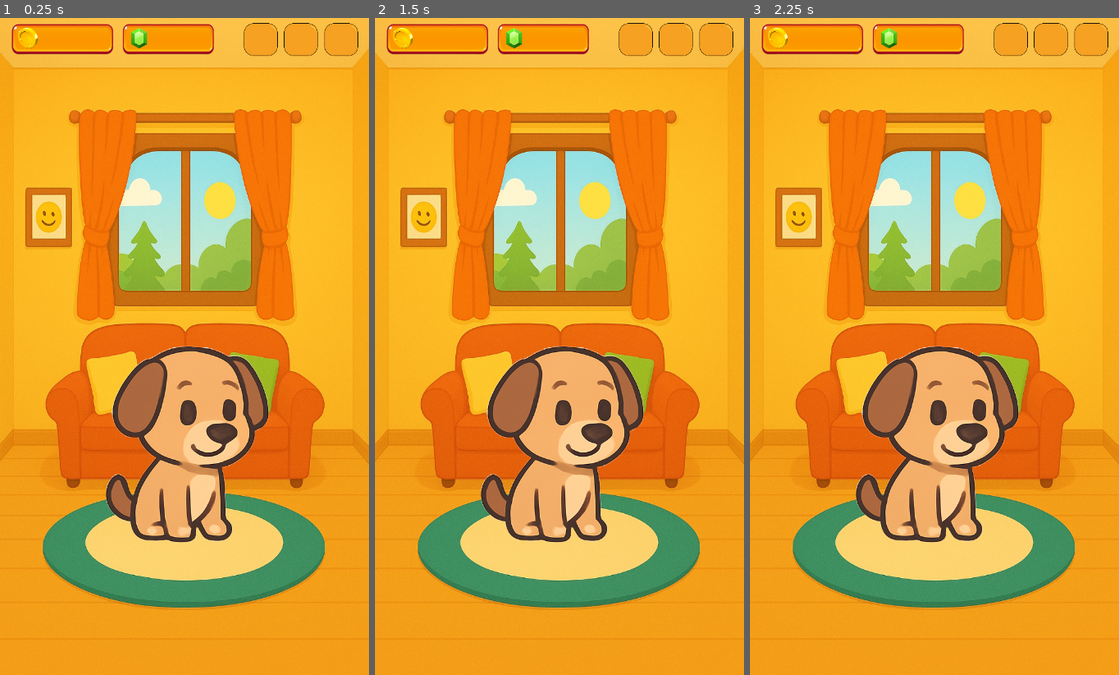
Above: before the commit, frames 1-3 (left to right).
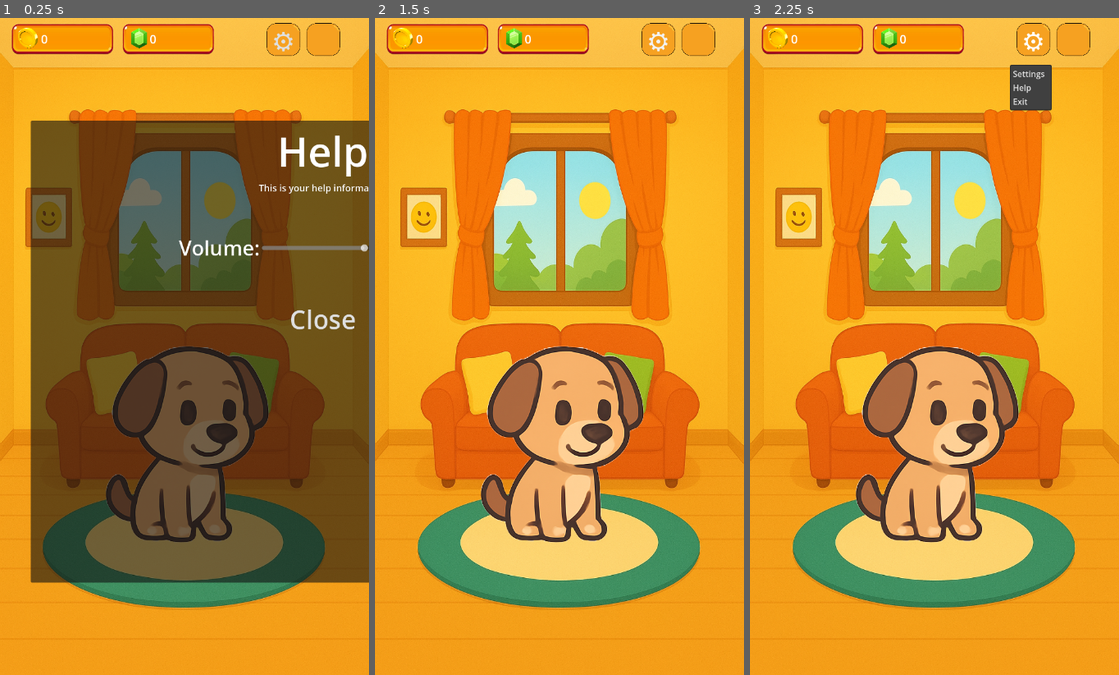
Above: after the commit, the same moments.

Repository: shloksheth/PetTopia
Game: Godot game, scene res://scenes/home/Home.tscn
Same seed, same stepped clock (60 frames per second), same inputs: the game is played once before the commit and once after it.
Inputs (mouse positions are in pixels of both pictures, inside the frame that each line leads up to):
- Up to frame 1 (0.25 s): no input
- Up to frame 2 (1.5 s): click (659, 44) at 0.5 s, where only the run after the commit has a clickable "⚙️"; click (659, 44) at 1.25 s, where only the run after the commit has a clickable "⚙️"
- Up to frame 3 (2.25 s): click (1034, 44) at 2 s, where only the run after the commit has a clickable "⚙️"

The runs differ from the first frame. In frame 1, 65% of the frame differs, in the area x 8-100%, y 0-86%; in frame 2, 1.1%; in frame 3, 1.9%.

Commit message:
Settings Popup
Settings File

Diff:
--- a/project.godot
+++ b/project.godot
@@ -16,6 +16,10 @@
 config/icon="res://icon.svg"
 <<<<<<<HEADrun/main_scene="uid://dt3w5oy1nanlt"
 
+[autoload]
+
+Global="*res://scripts/systems/Global.gd"
+
 [display]
 
 window/size/viewport_width=720
--- a/scenes/home/Home.tscn
+++ b/scenes/home/Home.tscn
@@ -1,11 +1,13 @@
-[gd_scene load_steps=14 format=3 uid="uid://buaim4mku5vl2"]
+[gd_scene load_steps=18 format=3 uid="uid://buaim4mku5vl2"]
 
 [ext_resource type="Texture2D" uid="uid://pa818wd6l3wg" path="res://assets/backgrounds/backgroundhomescreen3.png" id="1_ty1ao"]
 [ext_resource type="Texture2D" uid="uid://d3oqx8jsaacei" path="res://assets/icons/Screenshot 2025-11-20 202636.png" id="2_ty1ao"]
+[ext_resource type="Script" uid="uid://jqfhqqk2mv15" path="res://scripts/ui/TopBar.gd" id="3_4jx0l"]
 [ext_resource type="Texture2D" uid="uid://dmygidwi4s0o7" path="res://assets/icons/button.png" id="3_57c6s"]
 [ext_resource type="Texture2D" uid="uid://bpsobsvaeoiip" path="res://assets/icons/gold coin.png" id="4_ty1ao"]
 [ext_resource type="Texture2D" uid="uid://cj6vtkyan2njc" path="res://assets/icons/gems.png" id="5_0kdue"]
 [ext_resource type="Texture2D" uid="uid://deeta1mjbu0x0" path="res://assets/icons/orange square.png" id="6_bbp0q"]
+[ext_resource type="Script" uid="uid://be4frm6wcyg0a" path="res://scripts/ui/SettingsPopup.gd" id="7_hsodw"]
 [ext_resource type="Texture2D" uid="uid://wcg4tsr5nhma" path="res://assets/sprites/pets/idle dog animation/idle 1.png" id="8_4jx0l"]
 [ext_resource type="Texture2D" uid="uid://6tv7oy7absni" path="res://assets/sprites/pets/idle dog animation/idle 2.png" id="9_qnf6t"]
 [ext_resource type="Texture2D" uid="uid://kn1ssk4a7ogu" path="res://assets/sprites/pets/idle dog animation/idle 4.png" id="11_esm83"]
@@ -13,6 +15,8 @@
 [ext_resource type="Texture2D" uid="uid://k7xgjpl4wmrh" path="res://assets/sprites/pets/idle dog animation/idle 6.png" id="13_yikgj"]
 [ext_resource type="Texture2D" uid="uid://xke0ynkxnloy" path="res://assets/sprites/pets/idle dog animation/idle 7.png" id="14_xaqj1"]
 
+[sub_resource type="SystemFont" id="SystemFont_kccng"]
+
 [sub_resource type="SpriteFrames" id="SpriteFrames_7yxrd"]
 animations = [{
 "frames": [],
@@ -73,6 +77,8 @@
 "name": &"idle",
 "speed": 5.0
 }]
+
+[sub_resource type="StyleBoxEmpty" id="StyleBoxEmpty_4jx0l"]
 
 [node name="Home" type="Node2D"]
 
@@ -105,6 +111,7 @@
 layout_mode = 1
 anchor_right = 1.0
 offset_bottom = 80.0
+script = ExtResource("3_4jx0l")
 
 [node name="coin bg" type="TextureRect" parent="Home Control/Top Bar"]
 layout_mode = 0
@@ -140,11 +147,11 @@
 offset_bottom = 68.0
 texture = ExtResource("5_0kdue")
 
-[node name="orange button" type="NinePatchRect" parent="Home Control/Top Bar"]
-layout_mode = 0
-offset_left = 472.0
+[node name="settingoutline" type="NinePatchRect" parent="Home Control/Top Bar"]
+layout_mode = 0
+offset_left = 516.0
 offset_top = 6.0
-offset_right = 546.0
+offset_right = 590.0
 offset_bottom = 78.0
 texture = ExtResource("6_bbp0q")
 patch_margin_left = 3
@@ -152,11 +159,25 @@
 patch_margin_right = 3
 patch_margin_bottom = 3
 
-[node name="orange button2" type="NinePatchRect" parent="Home Control/Top Bar"]
-layout_mode = 0
-offset_left = 550.0
+[node name="SettingsMenu" type="MenuButton" parent="Home Control/Top Bar/settingoutline"]
+layout_mode = 1
+anchors_preset = -1
+anchor_left = 0.058000002
+anchor_top = 0.083000004
+anchor_right = 0.90400004
+anchor_bottom = 0.9110001
+offset_left = -13.292
+offset_top = -8.976
+offset_right = 16.103996
+offset_bottom = 19.407997
+theme_override_font_sizes/font_size = 51
+text = "⚙️"
+
+[node name="orange button3" type="NinePatchRect" parent="Home Control/Top Bar"]
+layout_mode = 0
+offset_left = 594.0
 offset_top = 6.0
-offset_right = 624.0
+offset_right = 668.0
 offset_bottom = 78.0
 texture = ExtResource("6_bbp0q")
 patch_margin_left = 3
@@ -164,22 +185,25 @@
 patch_margin_right = 3
 patch_margin_bottom = 3
 
-[node name="orange button3" type="NinePatchRect" parent="Home Control/Top Bar"]
-layout_mode = 0
-offset_left = 629.0
-offset_top = 6.0
-offset_right = 703.0
-offset_bottom = 78.0
-texture = ExtResource("6_bbp0q")
-patch_margin_left = 3
-patch_margin_top = 3
-patch_margin_right = 3
-patch_margin_bottom = 3
-
-[node name="settingspopup" type="MarginContainer" parent="Home Control"]
-layout_mode = 0
-offset_right = 40.0
-offset_bottom = 40.0
+[node name="coinlabel" type="Label" parent="Home Control/Top Bar"]
+layout_mode = 0
+offset_left = 80.0
+offset_top = 25.0
+offset_right = 202.0
+offset_bottom = 57.0
+theme_override_fonts/font = SubResource("SystemFont_kccng")
+theme_override_font_sizes/font_size = 23
+text = "0"
+
+[node name="gemlabel" type="Label" parent="Home Control/Top Bar"]
+layout_mode = 0
+offset_left = 292.0
+offset_top = 25.0
+offset_right = 397.0
+offset_bottom = 57.0
+theme_override_fonts/font = SubResource("SystemFont_kccng")
+theme_override_font_sizes/font_size = 23
+text = "o"
 
 [node name="helppopup" type="MarginContainer" parent="Home Control"]
 layout_mode = 0
@@ -200,4 +224,94 @@
 position = Vector2(360, 700)
 sprite_frames = SubResource("SpriteFrames_7yxrd")
 animation = &"idle"
-frame_progress = 0.7604335
+frame_progress = 0.8001587
+
+[node name="SettingsPopup" type="PopupPanel" parent="Home Control"]
+oversampling_override = 1.0
+position = Vector2i(60, 200)
+size = Vector2i(600, 900)
+max_size = Vector2i(16384, 900)
+script = ExtResource("7_hsodw")
+
+[node name="VBoxContainer" type="VBoxContainer" parent="Home Control/SettingsPopup"]
+offset_left = 4.0
+offset_top = 4.0
+offset_right = 596.0
+offset_bottom = 896.0
+
+[node name="settingsheader" type="Label" parent="Home Control/SettingsPopup/VBoxContainer"]
+layout_mode = 2
+size_flags_horizontal = 4
+theme_override_font_sizes/font_size = 80
+text = "Settings"
+
+[node name="HBoxContainer" type="HBoxContainer" parent="Home Control/SettingsPopup/VBoxContainer"]
+layout_mode = 2
+size_flags_horizontal = 4
+
+[node name="volumesubheader" type="Label" parent="Home Control/SettingsPopup/VBoxContainer/HBoxContainer"]
+layout_mode = 2
+theme_override_font_sizes/font_size = 40
+text = "Volume:"
+
+[node name="VolumeSlider" type="HSlider" parent="Home Control/SettingsPopup/VBoxContainer/HBoxContainer"]
+custom_minimum_size = Vector2(400, 200)
+layout_mode = 2
+value = 50.0
+
+[node name="CloseButton" type="Button" parent="Home Control/SettingsPopup/VBoxContainer"]
+layout_mode = 2
+size_flags_horizontal = 4
+size_flags_vertical = 0
+theme_override_font_sizes/font_size = 50
+theme_override_styles/normal = SubResource("StyleBoxEmpty_4jx0l")
+text = "Close"
+
+[node name="Help Popup" type="PopupPanel" parent="Home Control"]
+oversampling_override = 1.0
+position = Vector2i(60, 200)
+size = Vector2i(1140, 900)
+visible = true
+max_size = Vector2i(16384, 900)
+script = ExtResource("7_hsodw")
+
+[node name="VBoxContainer" type="VBoxContainer" parent="Home Control/Help Popup"]
+offset_left = 4.0
+offset_top = 4.0
+offset_right = 566.0
+offset_bottom = 896.0
+
+[node name="helpheader" type="Label" parent="Home Control/Help Popup/VBoxContainer"]
+layout_mode = 2
+size_flags_horizontal = 4
+theme_override_font_sizes/font_size = 80
+text = "Help"
+
+[node name="Label" type="Label" parent="Home Control/Help Popup/VBoxContainer"]
+layout_mode = 2
+size_flags_horizontal = 4
+theme_override_font_sizes/font_size = 18
+text = "This is your help information"
+horizontal_alignment = 1
+
+[node name="HBoxContainer" type="HBoxContainer" parent="Home Control/Help Popup/VBoxContainer"]
+layout_mode = 2
+size_flags_horizontal = 4
+
+[node name="volumesubheader" type="Label" parent="Home Control/Help Popup/VBoxContainer/HBoxContainer"]
+layout_mode = 2
+theme_override_font_sizes/font_size = 40
+text = "Volume:"
+
+[node name="VolumeSlider" type="HSlider" parent="Home Control/Help Popup/VBoxContainer/HBoxContainer"]
+custom_minimum_size = Vector2(400, 200)
+layout_mode = 2
+value = 50.0
+
+[node name="CloseButton" type="Button" parent="Home Control/Help Popup/VBoxContainer"]
+layout_mode = 2
+size_flags_horizontal = 4
+size_flags_vertical = 0
+theme_override_font_sizes/font_size = 50
+theme_override_styles/normal = SubResource("StyleBoxEmpty_4jx0l")
+text = "Close"
--- a/scripts/systems/Global.gd
+++ b/scripts/systems/Global.gd
@@ -1,6 +1,33 @@
 extends Node
 
-var hunger = 50
-var happiness = 50
-var energy = 50
-var coins = 10
+# --- Currency tracking ---
+var coins: int = 0
+var gems: int = 0
+
+# --- Signals for UI updates ---
+signal coins_changed(new_value: int)
+signal gems_changed(new_value: int)
+
+# --- Coin functions ---
+func add_coins(amount: int) -> void:
+	coins += amount
+	emit_signal("coins_changed", coins)
+
+func spend_coins(amount: int) -> bool:
+	if coins >= amount:
+		coins -= amount
+		emit_signal("coins_changed", coins)
+		return true
+	return false
+
+# --- Gem functions ---
+func add_gems(amount: int) -> void:
+	gems += amount
+	emit_signal("gems_changed", gems)
+
+func spend_gems(amount: int) -> bool:
+	if gems >= amount:
+		gems -= amount
+		emit_signal("gems_changed", gems)
+		return true
+	return false
--- /dev/null
+++ b/scripts/ui/SettingsPopup.gd
@@ -0,0 +1,16 @@
+extends PopupPanel
+
+@onready var volume_slider: HSlider = $VBoxContainer/HBoxContainer/VolumeSlider
+@onready var close_button: Button = $VBoxContainer/CloseButton
+
+func _ready() -> void:
+	close_button.pressed.connect(_on_close_pressed)
+	volume_slider.value_changed.connect(_on_volume_changed)
+
+func _on_close_pressed() -> void:
+	hide()
+
+func _on_volume_changed(value: float) -> void:
+	# Example: adjust master audio bus volume
+	var db = linear_to_db(value / 100.0)
+	AudioServer.set_bus_volume_db(AudioServer.get_bus_index("Master"), db)
--- /dev/null
+++ b/scripts/ui/TopBar.gd
@@ -0,0 +1,41 @@
+extends Control
+
+# --- UI references ---
+@onready var coinlabel: Label = $coinlabel
+@onready var gemlabel: Label = $gemlabel
+@onready var settings_menu: MenuButton = $settingoutline/SettingsMenu
+@onready var settings_popup: PopupPanel = $"../SettingsPopup"  # adjust path if popup is not sibling
+
+func _ready() -> void:
+	# Initialize labels with current values
+	coinlabel.text = str(Global.coins)
+	gemlabel.text = str(Global.gems)
+
+	# Connect currency signals
+	Global.coins_changed.connect(_on_coins_changed)
+	Global.gems_changed.connect(_on_gems_changed)
+
+	# Setup Settings menu items
+	var popup = settings_menu.get_popup()
+	popup.add_item("Settings", 0)
+	popup.add_item("Help", 1)
+	popup.add_item("Exit", 2)
+	popup.id_pressed.connect(_on_menu_item_pressed)
+	print("Popup items:", settings_menu.get_popup().get_item_count())
+
+# --- Currency updates ---
+func _on_coins_changed(new_value: int) -> void:
+	coinlabel.text = str(new_value)
+
+func _on_gems_changed(new_value: int) -> void:
+	gemlabel.text = str(new_value)
+
+# --- Settings menu actions ---
+func _on_menu_item_pressed(id: int) -> void:
+	match id:
+		0:
+			settings_popup.popup_centered()   # open SettingsPopup
+		1:
+			print("Help selected")            # replace with HelpPopup later
+		2:
+			get_tree().quit()                 # exit game
--- a/testing.gd
+++ /dev/null
@@ -1,7 +0,0 @@
-extends Control
-
-
-# Called when the node enters the scene tree for the first time.
-func _ready() -> void:
-	print("Hellow world")
-	$Label.text = "Hello world"
--- a/testing.tscn
+++ b/testing.tscn
@@ -1,7 +1,9 @@
 [gd_scene load_steps=3 format=3 uid="uid://dt3w5oy1nanlt"]
 
 [ext_resource type="Script" uid="uid://01mhy45lm4e5" path="res://testing.gd" id="1_qrja6"]
-[ext_resource type="Texture2D" uid="uid://b54pgfn0vwnhs" path="res://assets/sprites/pets/dog.jpg" id="2_co24e"]
+
+[sub_resource type="CompressedTexture2D" id="CompressedTexture2D_qrja6"]
+load_path = "res://.godot/imported/dog.jpg-bfb81fcdfa74b692f502269e3a44b9b0.ctex"
 
 [node name="Testing" type="Control"]
 layout_mode = 3
@@ -31,9 +33,9 @@
 [node name="Sprite2D" type="Sprite2D" parent="."]
 position = Vector2(344, 137)
 scale = Vector2(1.5979728, 1.1587838)
-texture = ExtResource("2_co24e")
+texture = SubResource("CompressedTexture2D_qrja6")
 
 [node name="Sprite2D2" type="Sprite2D" parent="."]
 position = Vector2(402, 625.99994)
 scale = Vector2(1.916892, 1.4020269)
-texture = ExtResource("2_co24e")
+texture = SubResource("CompressedTexture2D_qrja6")
Not shown, added: scripts/ui/SettingsPopup.gd.uid
Not shown, added: scripts/ui/TopBar.gd.uid
Not shown, removed: testing.gd.uid
